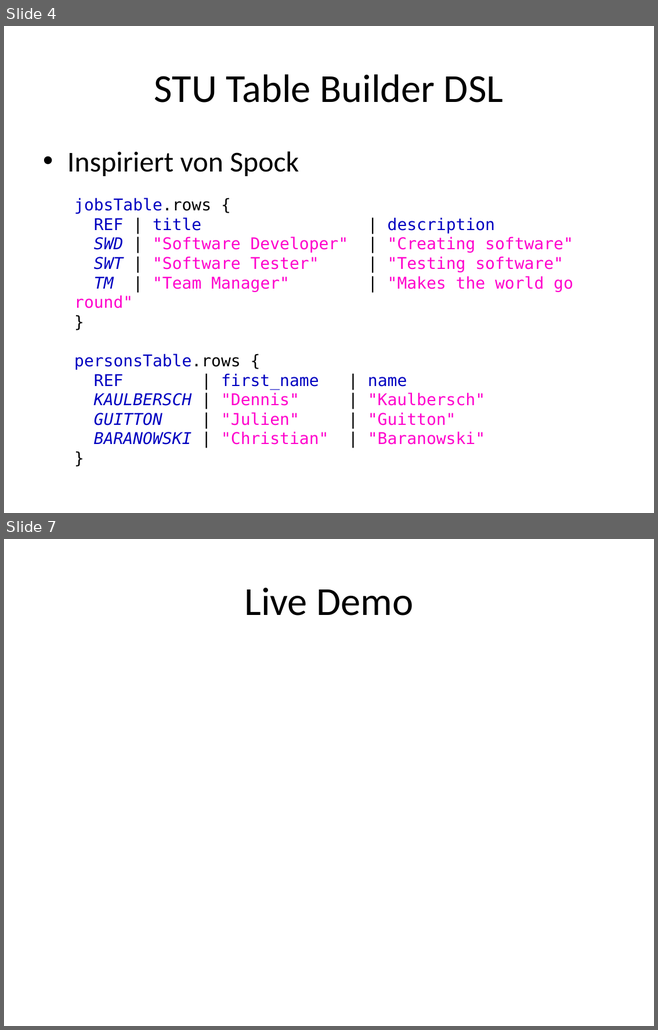
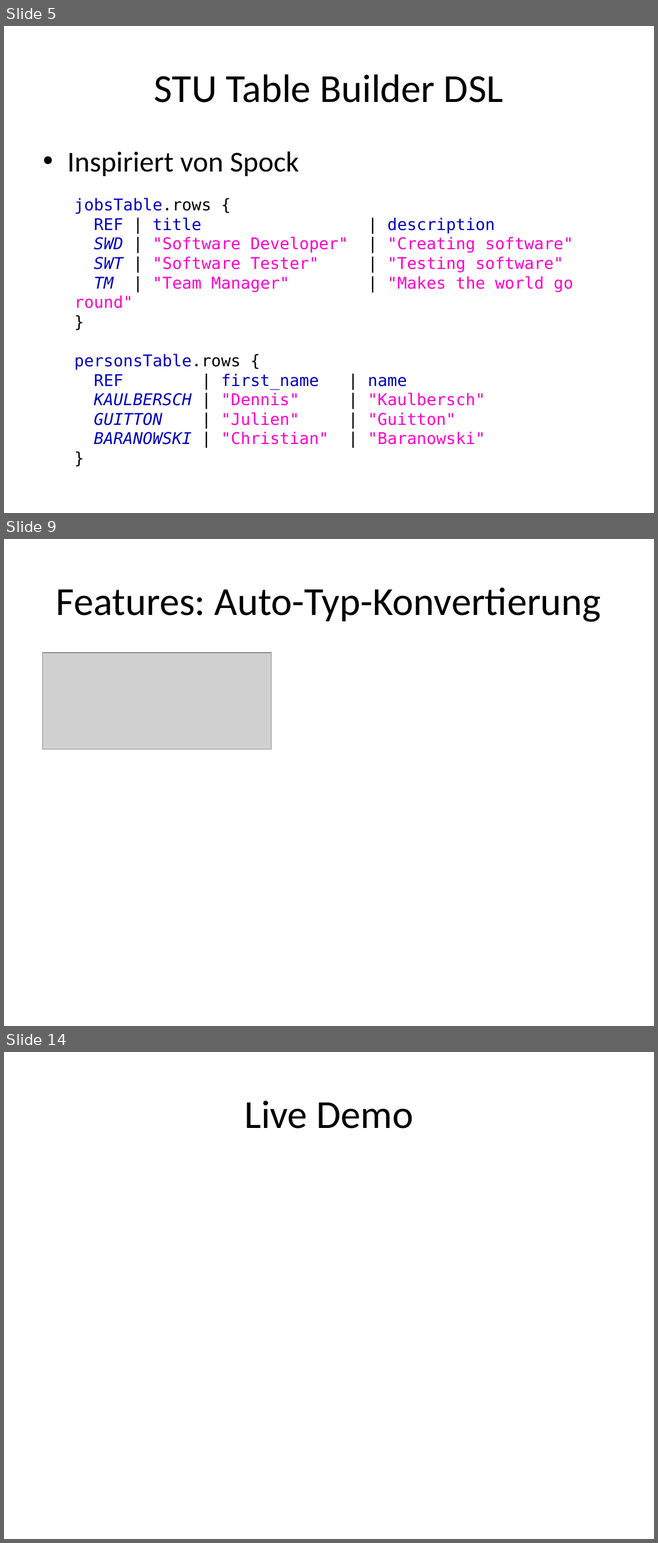
Before and after one commit to seerhein-lab/testdata-dsl, a slide deck: documentation/seitenbau/praesentation.pptx. Shown one above the other, each under a label of ours: slides 4 and 7 before the commit, slides 5, 9 and 14 after it; the slides between them are not shown. The pictures are 658x1030 and 658x1543 pixels, drawn with LibreOffice and Linux fonts; fonts in the diff are those of the drawing; grey boxes stand for pictures. Boxes give left, top, right and bottom in pixels: in the first picture for what was removed or moved away, otherwise in the second. Text is boxed around its words. In the diff, an @@ line names an element or a change of style, - is before the commit and + after.

```diff
--- a/documentation/seitenbau/praesentation.pptx
+++ b/documentation/seitenbau/praesentation.pptx
@@ slide 9 added at (4, 539, 654, 1026), background #FFFFFF @@
@@ title added at (56, 587, 601, 622), 44 pt, text #000000 @@
+Features: Auto-Typ-Konvertierung
@@ picture added at (42, 653, 271, 750) @@
@@ what was slide 4 is now slide 5 @@
@@ what was slide 7 is now slide 14 @@
```
Also in this commit, not shown: 6 slides changed, 7 other slides added, 1 slide removed, 1 other file.
